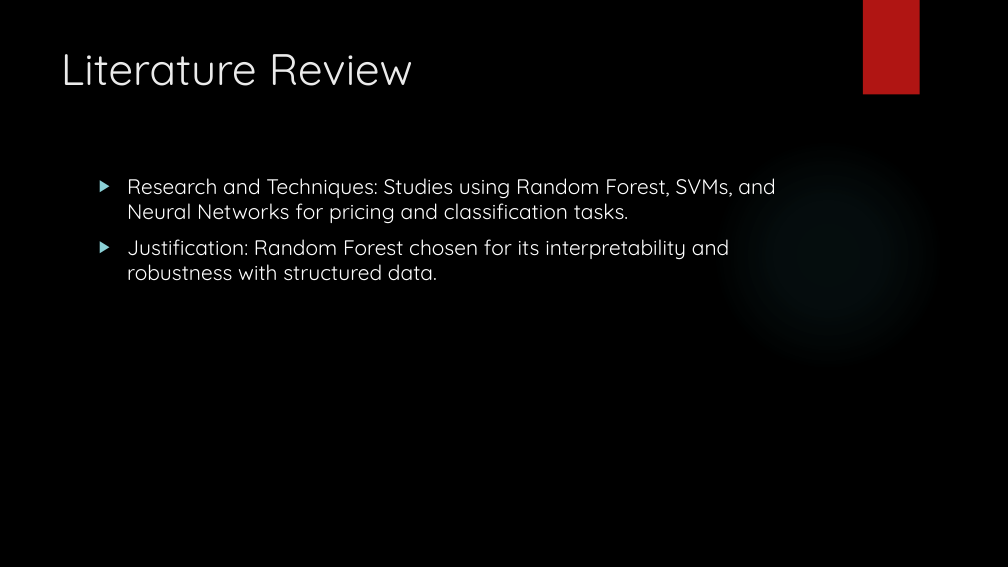
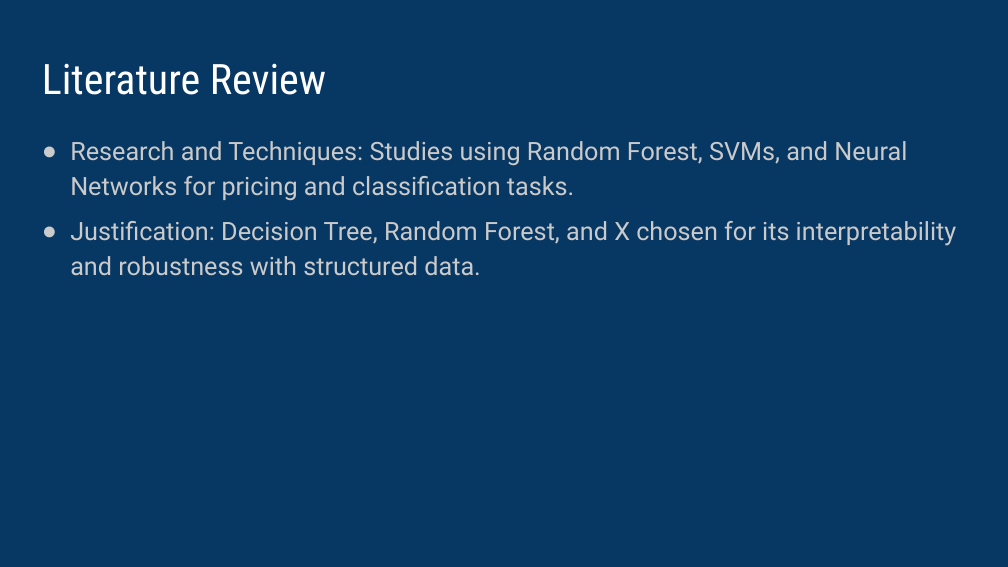
Before and after one commit to vipvivek15/CMPE_255_Final_Project, a slide deck: slide 4 of Final_presentation.pptx (slide 3 before the commit). Drawn at 1008x567 pixels with LibreOffice and Linux fonts; fonts in the diff are those of the drawing; background and template pictures are left out. Boxes give left, top, right and bottom in pixels: in the first picture for what was removed or moved away, otherwise in the second. Text is boxed around its words. In the diff, an @@ line names an element or a change of style, - is before the commit and + after.

```diff
--- a/Final_presentation.pptx
+++ b/Final_presentation.pptx
@@ background picture (left out) to #073763 @@
@@ rectangle removed at [863,0,920,95] @@
@@ title "Literature Review": place and size @@
-title "Literature Review" at [61,54,413,86]
+title "Literature Review" at [42,63,326,95]
@@ title "Literature Review" at [42,63,326,95]: size 42 to 40 pt, font Quicksand to Roboto Condensed, text colour #EBEBEB to #FFFFFF @@
@@ text "Research and Techniques: Studies using ...": place and size @@
-text "Research and Techniques: Studies using ..." at [127,178,775,281]
+text "Research and Techniques: Studies using ..." at [70,141,957,276]
@@ text at [70,141,907,201]: size 20 to 24 pt, font Quicksand to Roboto, text colour #FFFFFF to #CACACA in "Research and Techniques: Studies using Random Forest, ..."; bullet ▶ to ●; line spacing 1 to 1.15; less space between paragraphs; bullet colour #8AD0D6 to #CACACA @@
@@ ellipse removed at [712,138,944,371] @@
@@ text at [70,221,957,276]: text changed; size 20 to 24 pt; font Quicksand to Roboto; text colour #FFFFFF to #CACACA @@
-▶ Justification: Random Forest chosen for its interpretability and robustness with structured data.
+● Justification: Decision Tree, Random Forest, and X chosen for its interpretability and robustness with structured data.
```
Also in this commit, not shown: 13 other slides changed, 4 slides added, 1 slide removed.
